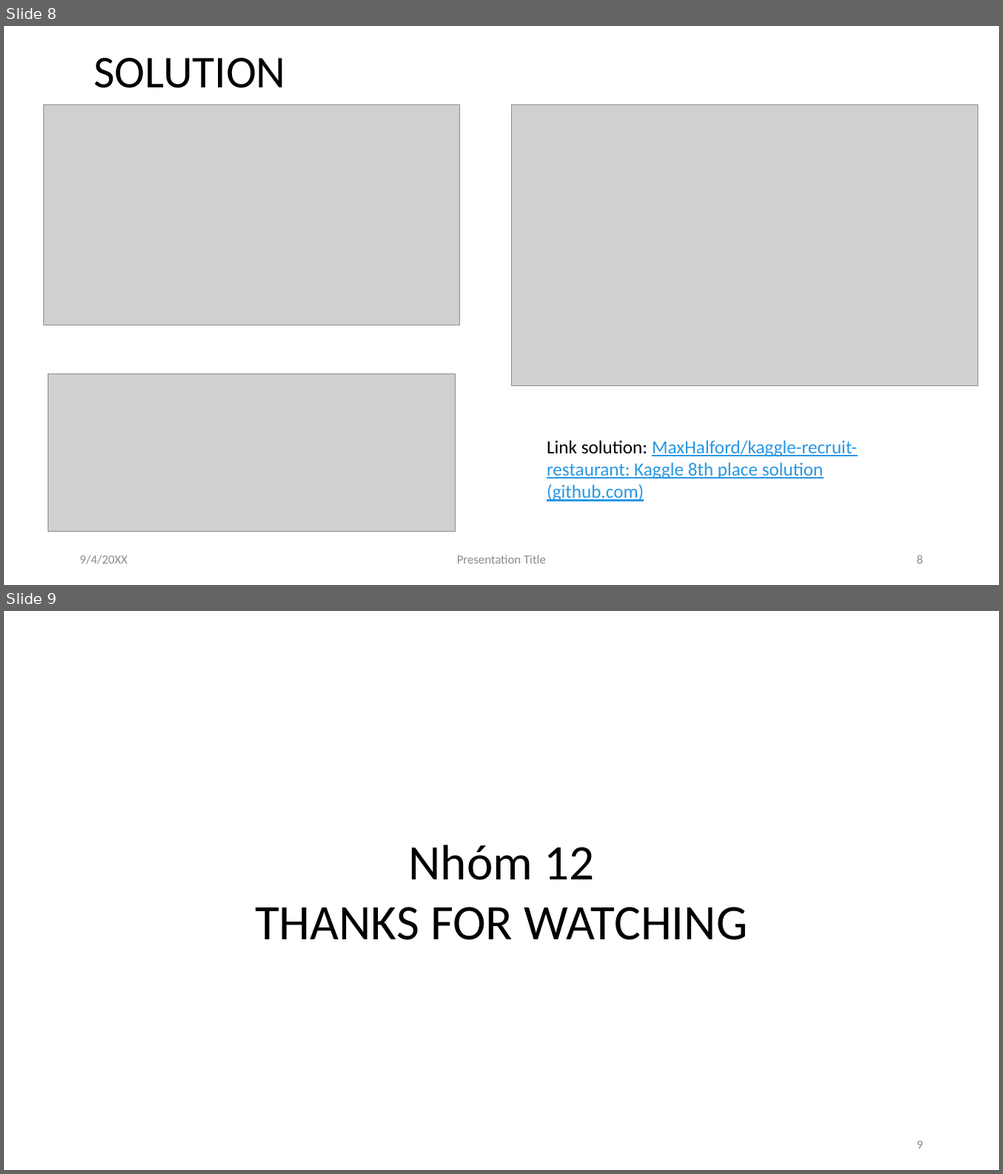
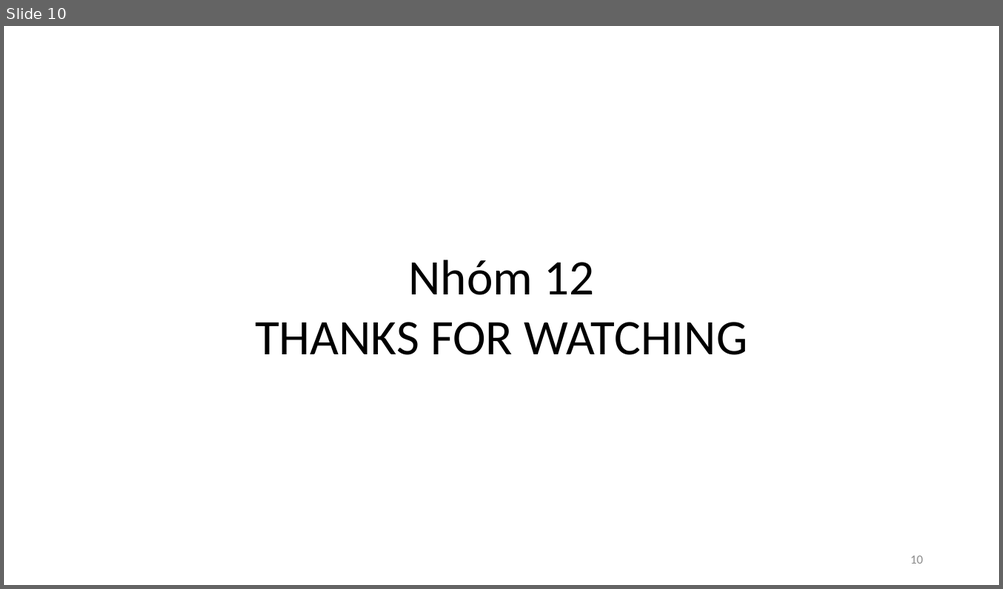
Before and after one commit to pdthuc/Project-Applied_Data_Science, a slide deck: Presentation/GIỚI THIỆU ĐỀ TÀI.pptx. Shown one above the other, each under a label of ours: slides 8 and 9 before the commit, slide 10 after it. The pictures are 1003x1174 and 1003x589 pixels, drawn with LibreOffice and Linux fonts; fonts in the diff are those of the drawing; grey boxes stand for pictures. Boxes give left, top, right and bottom in pixels: in the first picture for what was removed or moved away, otherwise in the second. Text is boxed around its words. In the diff, an @@ line names an element or a change of style, - is before the commit and + after.

```diff
--- a/Presentation/GIỚI THIỆU ĐỀ TÀI.pptx
+++ b/Presentation/GIỚI THIỆU ĐỀ TÀI.pptx
@@ slide 8 removed at [4,26,999,585], background #FFFFFF @@
@@ text removed at [94,58,285,88] @@
-SOLUTION
@@ picture removed at [43,104,460,325] @@
@@ picture removed at [512,104,978,386] @@
@@ picture removed at [48,375,455,532] @@
@@ text removed at [546,440,856,502] @@
-Link solution: MaxHalford/kaggle-recruit-restaurant: Kaggle 8th place solution (github.com)
@@ text removed at [79,555,127,565] @@
-9/4/20XX
@@ text removed at [457,555,546,564] @@
-Presentation Title
@@ page number removed at [916,555,922,564] @@
-8
@@ what was slide 9 is now slide 10 @@
@@ page number at [910,556,922,564]: text changed @@
-9
+10
```
Also in this commit, not shown: 2 slides changed, 2 slides added.
